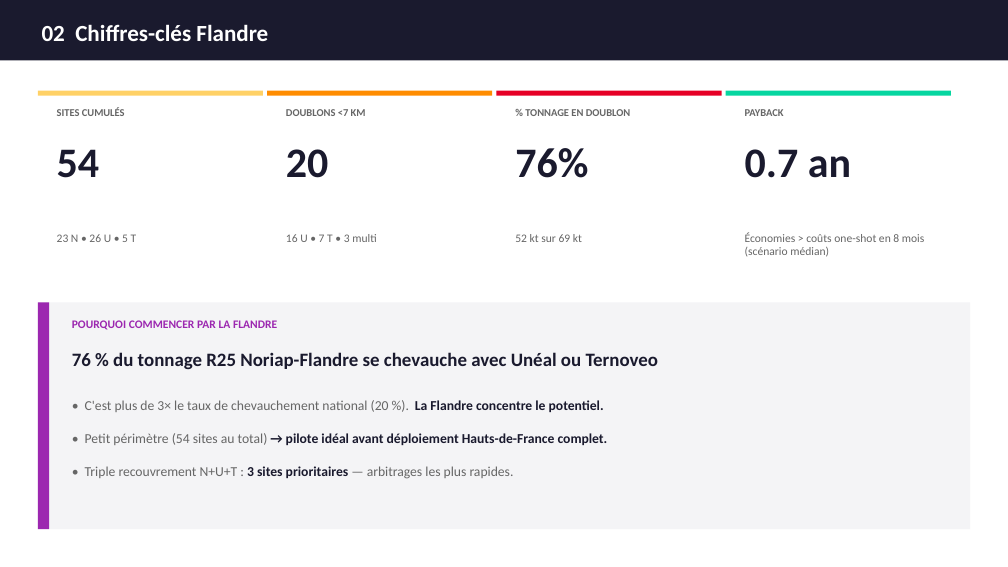
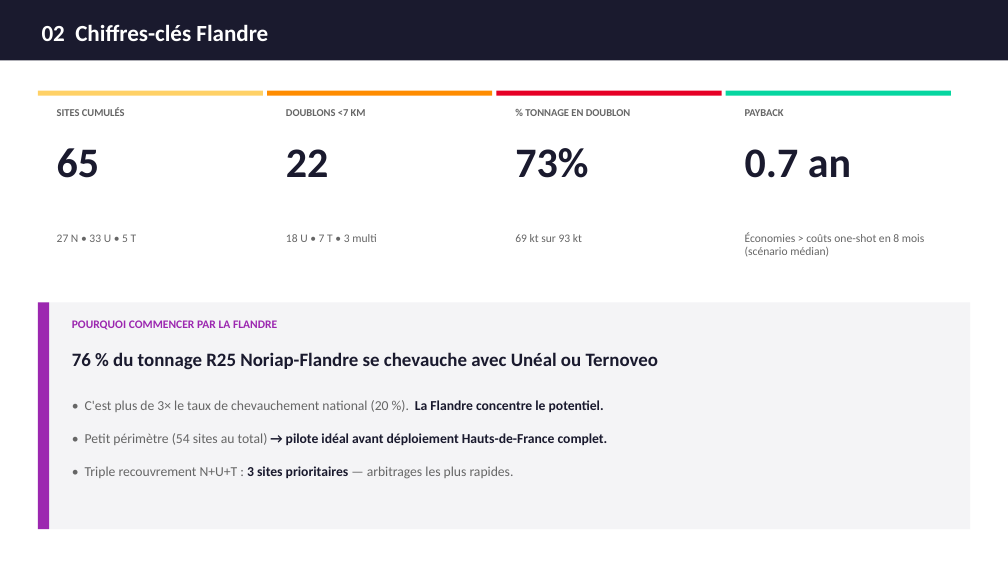
Before and after one commit to BOHG59/zone-flandres-carte, a slide deck: slide 3 of fusion_flandre_codir.pptx. Drawn at 1008x567 pixels with LibreOffice and Linux fonts; fonts in the diff are those of the drawing. Boxes give left, top, right and bottom in pixels: in the first picture for what was removed or moved away, otherwise in the second. Text is boxed around its words. In the diff, an @@ line names an element or a change of style, - is before the commit and + after.

```diff
--- a/fusion_flandre_codir.pptx
+++ b/fusion_flandre_codir.pptx
@@ text at <box>57,148,100,178</box>: text changed @@
-54
+65
@@ text at <box>286,149,329,177</box>: text changed @@
-20
+22
@@ text at <box>515,148,588,178</box>: text changed @@
-76%
+73%
@@ text at <box>57,234,137,242</box>: text changed @@
-23 N • 26 U • 5 T
+27 N • 33 U • 5 T
@@ text at <box>515,234,582,242</box>: text changed @@
-52 kt sur 69 kt
+69 kt sur 93 kt
```
Also in this commit, not shown: 10 other slides changed, 3 other files.
